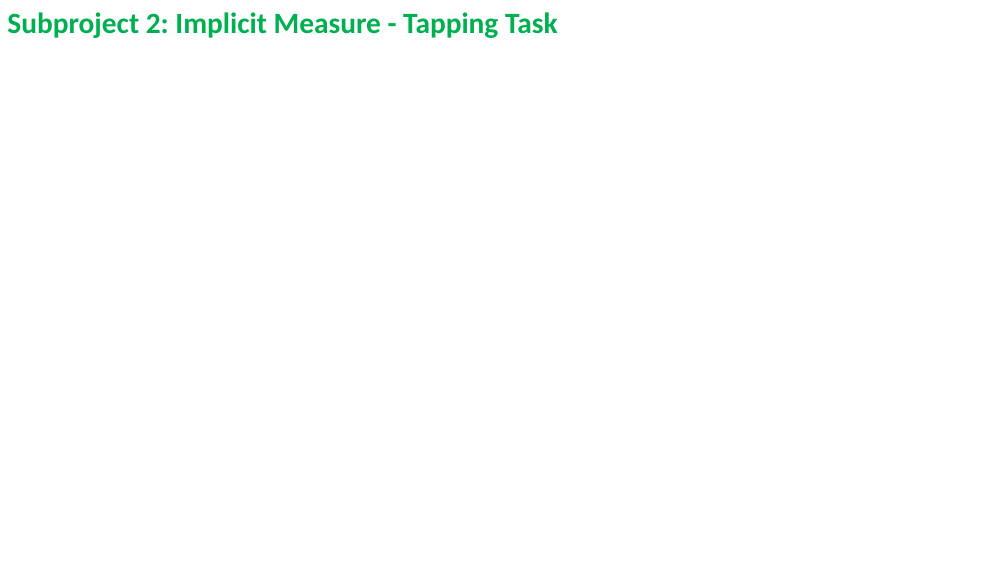
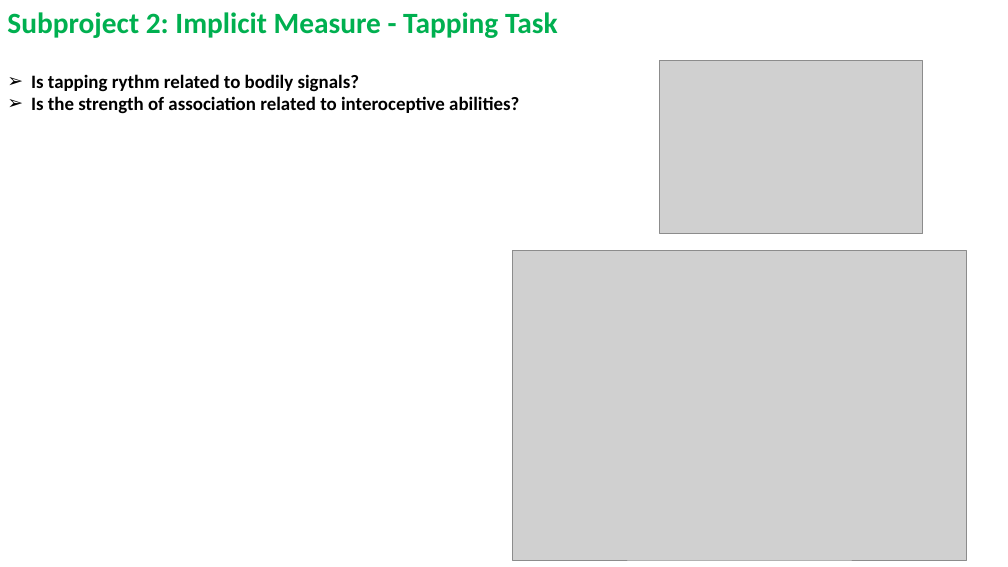
Before and after one commit to RealityBending/InteroceptionPrimals, a slide deck: slide 5 of documents/presentation.pptx. Drawn at 1008x567 pixels with LibreOffice and Linux fonts; fonts in the diff are those of the drawing; grey boxes stand for pictures. Boxes give left, top, right and bottom in pixels: in the first picture for what was removed or moved away, otherwise in the second. Text is boxed around its words. In the diff, an @@ line names an element or a change of style, - is before the commit and + after.

```diff
--- a/documents/presentation.pptx
+++ b/documents/presentation.pptx
@@ text added at [31, 74, 519, 114], 18 pt, text #000000, bold @@
+➢ Is tapping rythm related to bodily signals?
+➢ Is the strength of association related to interoceptive abilities?
@@ picture added at [660, 60, 923, 234] @@
@@ picture added at [513, 251, 966, 560] @@
```
Also in this commit, not shown: 3 other slides changed, 1 slide added, 1 slide removed.
